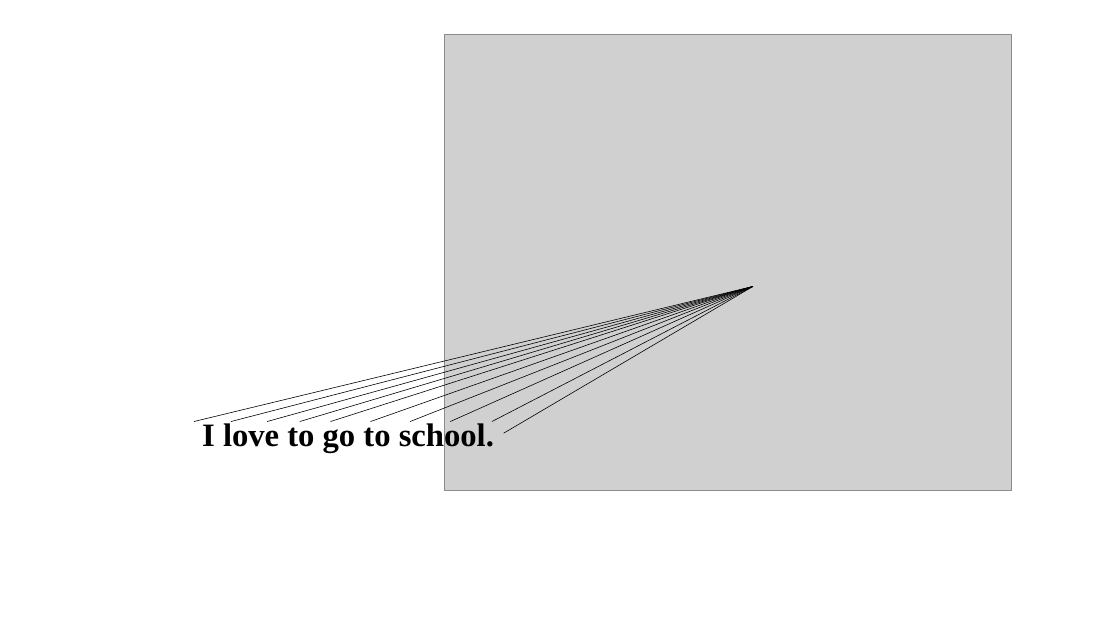
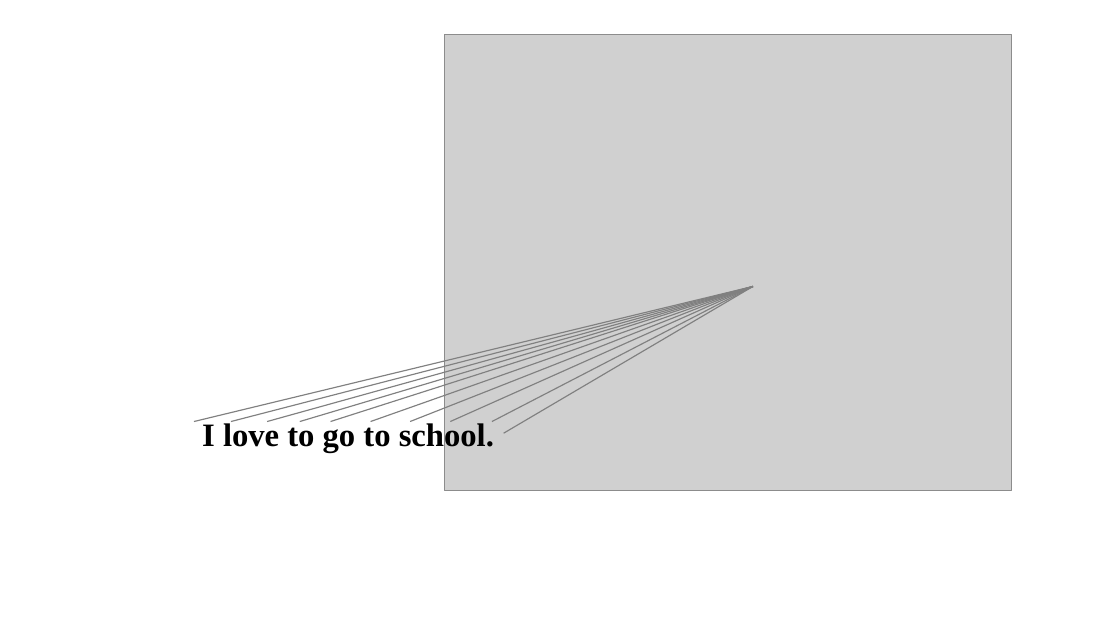
Before and after one commit to bbiyongel/nlp_with_pytorch, a slide deck: slide 9 of architecture.pptx. Drawn at 1120x630 pixels with LibreOffice and Linux fonts; fonts in the diff are those of the drawing; grey boxes stand for pictures. Boxes give left, top, right and bottom in pixels: in the first picture for what was removed or moved away, otherwise in the second. Text is boxed around its words. In the diff, an @@ line names an element or a change of style, - is before the commit and + after.

Commit message:
Track 1 files into repository.
- modified architecture.pptx

Discard 2 files from repository.

- untracked ~$architecture.pptx
- untracked ~$plot.xlsx

Auto commit by GitBook Editor

```diff
--- a/architecture.pptx
+++ b/architecture.pptx
@@ line (194, 422) - (753, 287): stroke #000000 0.5 pt to #808080 1 pt @@
@@ line (231, 422) - (753, 287): stroke #000000 0.5 pt to #808080 1 pt @@
@@ line (267, 422) - (753, 287): stroke #000000 0.5 pt to #808080 1 pt @@
@@ line (300, 422) - (753, 287): stroke #000000 0.5 pt to #808080 1 pt @@
@@ line (331, 422) - (753, 287): stroke #000000 0.5 pt to #808080 1 pt @@
@@ line (371, 422) - (753, 287): stroke #000000 0.5 pt to #808080 1 pt @@
@@ line (410, 422) - (753, 287): stroke #000000 0.5 pt to #808080 1 pt @@
@@ line (450, 422) - (753, 287): stroke #000000 0.5 pt to #808080 1 pt @@
@@ line (492, 422) - (753, 287): stroke #000000 0.5 pt to #808080 1 pt @@
@@ line (504, 434) - (753, 287): stroke #000000 0.5 pt to #808080 1 pt @@
```
